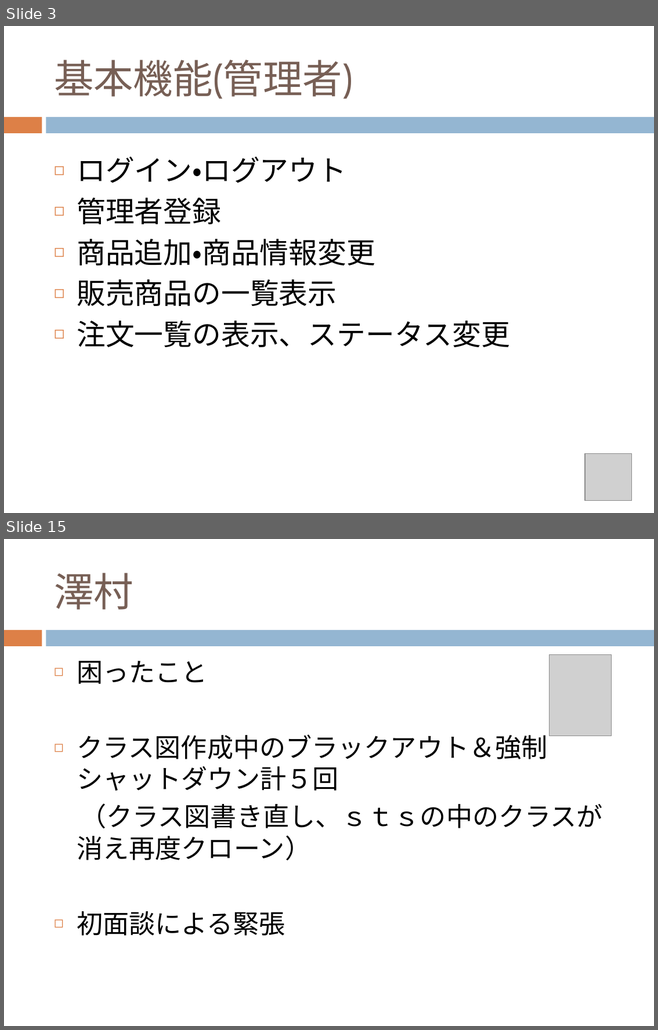
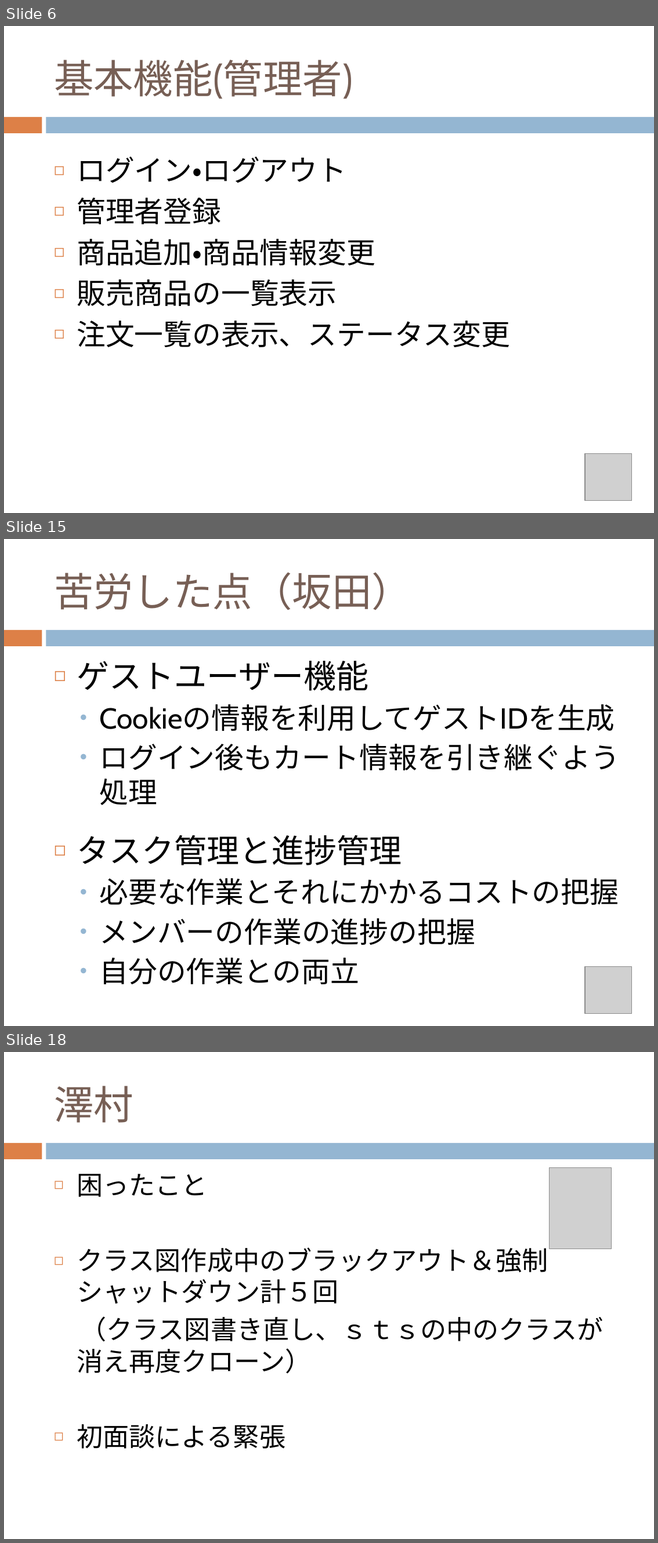
Before and after one commit to chocomegane/springC, a slide deck: document/ECサイト.pptx. Shown one above the other, each under a label of ours: slides 3 and 15 before the commit, slides 6, 15 and 18 after it; the slides between them are not shown. The pictures are 658x1030 and 658x1543 pixels, drawn with LibreOffice and Linux fonts; fonts in the diff are those of the drawing; grey boxes stand for pictures. Boxes give left, top, right and bottom in pixels: in the first picture for what was removed or moved away, otherwise in the second. Text is boxed around its words. In the diff, an @@ line names an element or a change of style, - is before the commit and + after.

```diff
--- a/document/ECサイト.pptx
+++ b/document/ECサイト.pptx
@@ slide 15 added at (4, 539, 654, 1026), background #FFFFFF; not listed: 2 template elements that a slide beside it also shows @@
@@ title added at (54, 572, 411, 610), 44 pt, text #775F55 @@
+苦労した点（坂田）
@@ text added at (76, 661, 619, 984), 32 pt, text #000000 @@
+◻ ゲストユーザー機能
+  • Cookieの情報を利用してゲストIDを生成
+  • ログイン後もカート情報を引き継ぐよう処理
+◻ タスク管理と進捗管理
+  • 必要な作業とそれにかかるコストの把握
+  • メンバーの作業の進捗の把握
+  • 自分の作業との両立
@@ picture added at (585, 966, 632, 1013) @@
@@ what was slide 3 is now slide 6 @@
@@ what was slide 15 is now slide 18 @@
```
Also in this commit, not shown: 4 slides changed, 14 other slides added, 9 slides removed.
